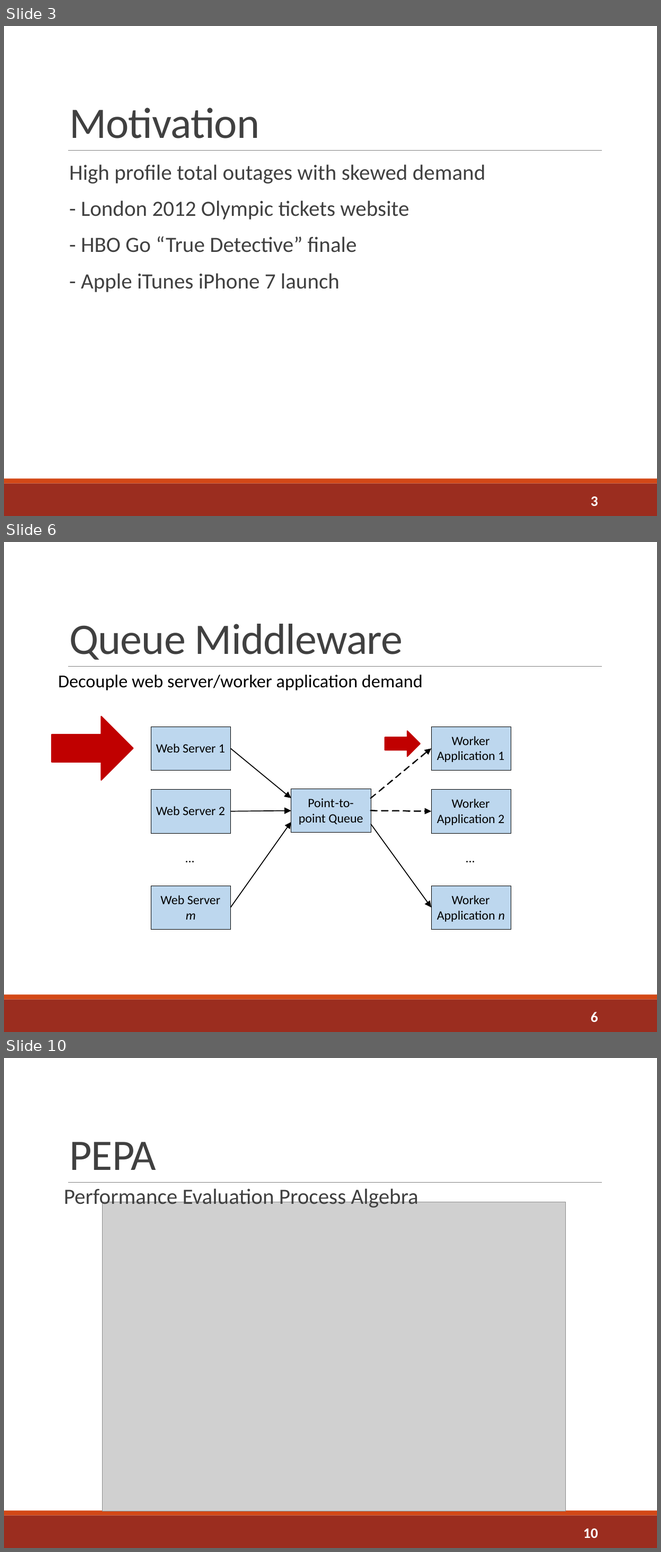
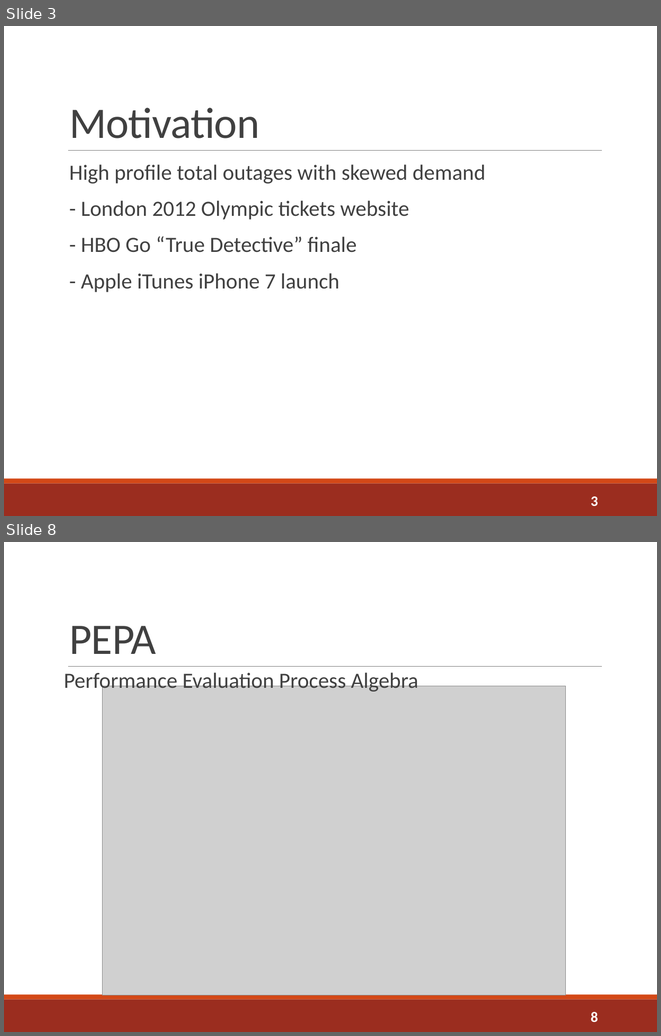
Before and after one commit to sshephard2/skewed-modelling, a slide deck: Presentation/Performance modelling of skewed demand in complex systems.pptx. Shown one above the other, each under a label of ours: slides 3, 6 and 10 before the commit, slides 3 and 8 after it; the slides between them are not shown. The pictures are 661x1552 and 661x1036 pixels, drawn with LibreOffice and Linux fonts; fonts in the diff are those of the drawing; grey boxes stand for pictures. Boxes give left, top, right and bottom in pixels: in the first picture for what was removed or moved away, otherwise in the second. Text is boxed around its words. In the diff, an @@ line names an element or a change of style, - is before the commit and + after.

```diff
--- a/Presentation/Performance modelling of skewed demand in complex systems.pptx
+++ b/Presentation/Performance modelling of skewed demand in complex systems.pptx
@@ slide 6 removed at [4, 542, 657, 1032], background #FFFFFF; not listed: 3 template elements that a slide beside it also shows @@
@@ title removed at [69, 624, 403, 660] @@
-Queue Middleware
@@ text removed at [58, 674, 423, 690] @@
-Decouple web server/worker application demand
@@ right arrow removed at [52, 716, 133, 780] @@
@@ right arrow removed at [385, 731, 420, 756] @@
@@ group removed at [151, 726, 511, 928]: 18 texts, 14 rectangles, 8 freeform shapes, 4 lines @@
-Point
--
-to
--
-point Queue
-Web Server 1
-Web Server 2
-Web Server
-m
-...
-Worker
-Application 1
-Worker
-Application 2
-Worker
-Application
-n
-...
@@ page number removed at [591, 1012, 598, 1022] @@
-6
@@ what was slide 10 is now slide 8 @@
@@ page number at [591, 1012, 598, 1022]: text changed @@
-10
+8
```
Also in this commit, not shown: 5 slides changed, 3 slides added, 3 other slides removed.
